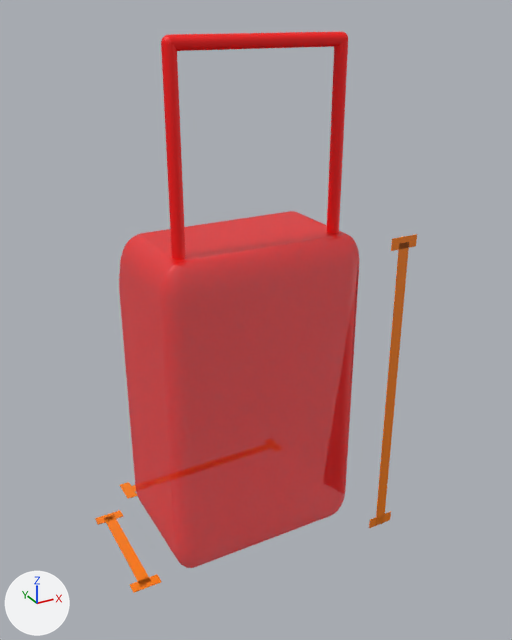
What one commit did to the OBJ model app/sampledata/models/suitcase_red/suitcase_red.obj.
The view is the same before and after, from a 50 mm camera at (-0.51, -0.99, 0.908) aimed at (0.022, -0.023, 0.425). The axes (+X, +Y, +Z) are drawn at lower left. The lights are the same throughout. Where no turn or scale is listed for an object, it has been applied to the vertices. Vertices at the same position are counted once.

Objects in the first picture: 'Cube', 'Sphere', 'ruler_x_Plane.005', 'ruler_y_Plane.007', 'ruler_z_Plane.002'.
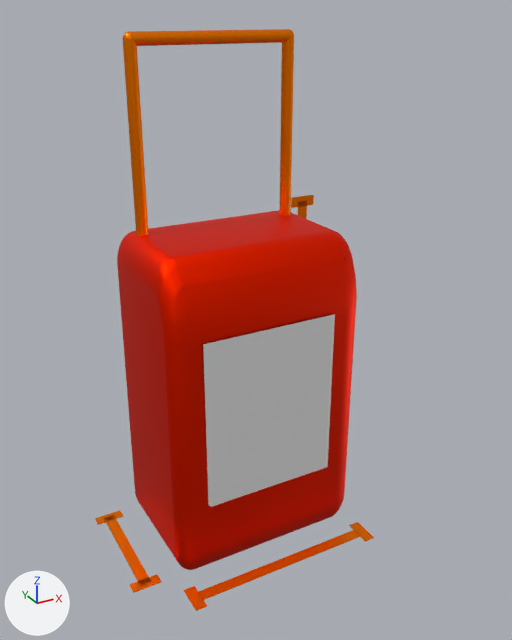
Where the change shows, as pixel boxes (x1, y1, x2, y2) in the pictures (512 x 640 px):
'Cube', recoloured, surface changed, reshaped: before (119, 211, 359, 568); after (117, 210, 357, 570)
'logo_Untitled-2-01', added: after (203, 314, 335, 507)
'Sphere', deleted (red): before (161, 32, 348, 259)
'handle_Sphere', added (orange): after (123, 29, 294, 235)
'ruler_z_Plane.002', surface changed, mesh moved: before (369, 234, 417, 528); after (291, 195, 314, 219)
'ruler_y_Plane.007', surface changed, mesh moved: before (120, 482, 137, 499); after (184, 522, 374, 611)
'ruler_x_Plane.005', surface changed: (95, 510, 161, 593) in both

What changed in the scene script:
```text
Change mat_body:
    mat_body.base_color: (1.0, 0.0, 0.0) -> (1.0, 0.0222, 0.0)  # red #ff0000 -> red #ff2900
    mat_body.alpha: 0.685 -> 1.0
    mat_body.metallic: 0.0 -> 1.0
Change mat_ruler:
    mat_ruler.metallic: 0.0 -> 1.0
Change mat_handle:
    mat_handle.base_color: (1.0, 0.0, 0.0) -> (1.0, 0.227, 0.0)  # red #ff0000 -> orange #ff8300
    mat_handle.metallic: 0.0 -> 1.0
Add mat_untitled_2_01:
    mat_untitled_2_01 = principled_material('Untitled-2-01')
    mat_untitled_2_01.base_color = (0.8, 0.8, 0.8)  # white #e7e7e7
    mat_untitled_2_01.roughness = 1.0
Change me_cube:
    where me_cube.from_pydata(...)  # 1918 vertices, 1919 faces; spans x -0.175..0.175, y -0.115..0.115, z 0.018..0.578
    used by ob_cube; location = (0.0, 0.0, 0.0)
    me_cube part 1: the whole mesh is multiplied about its middle by the matrix ((-1.0, 0.01, 0.007), (-0.01, -1.0, 0.008), (0.007, 0.008, 1.0)), then moved by (0.0, 0.002, -0.005)
Change me_ruler_y_plane_007:
    where me_ruler_y_plane_007.from_pydata(...)  # 24 vertices, 18 faces; spans x -0.179..0.178, y 0.138..0.188, z 0.019..0.02
    used by ob_ruler_y_plane_007; location = (0.0, 0.0, 0.0)
    me_ruler_y_plane_007 part 2: the whole mesh is moved by (0.0, -0.326, 0.0)
Change me_ruler_z_plane_002:
    where me_ruler_z_plane_002.from_pydata(...)  # 24 vertices, 18 faces; spans x 0.195..0.245, y -0.152..-0.151, z 0.007..0.577
    used by ob_ruler_z_plane_002; location = (0.0, 0.0, 0.0)
    me_ruler_z_plane_002 part 3: the whole mesh is moved by (0.0, 0.303, 0.0)
Add me_logo_untitled_2_01:
    me_logo_untitled_2_01.from_pydata([(-0.119, -0.115, 0.15), (0.119, -0.115, 0.15), (-0.119, -0.115, 0.45), (0.119, -0.115, 0.45)], [], [(0, 1, 3, 2)])
    me_logo_untitled_2_01.materials.append(mat_untitled_2_01)  # its picture is missing
Add me_handle_sphere:
    me_handle_sphere.from_pydata(...)  # 1152 vertices, 1126 faces; spans x -0.145..0.145, y 0.065..0.085, z 0.568..0.878
    me_handle_sphere.materials.append(mat_handle)  # orange #ff8300
Remove ob_sphere:
    ob_sphere = bpy.data.objects.new('Sphere', me_sphere)
    ob_sphere.location = (0.0, 0.0, 0.0)
Add ob_logo_untitled_2_01:
    ob_logo_untitled_2_01 = bpy.data.objects.new('logo_Untitled-2-01', me_logo_untitled_2_01)
    ob_logo_untitled_2_01.location = (0.0, 0.0, 0.0)
Add ob_handle_sphere:
    ob_handle_sphere = bpy.data.objects.new('handle_Sphere', me_handle_sphere)
    ob_handle_sphere.location = (0.0, 0.0, 0.0)
```
